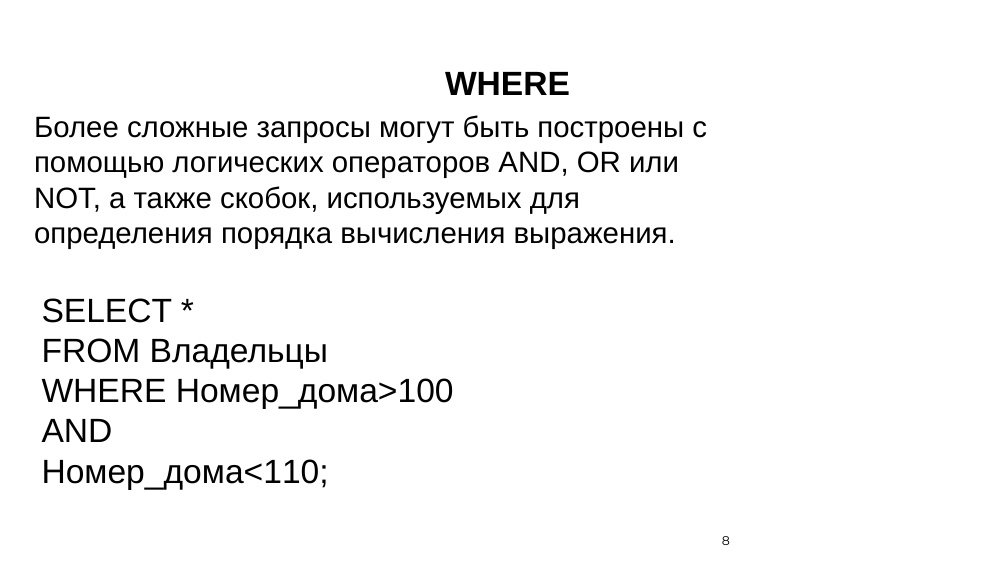
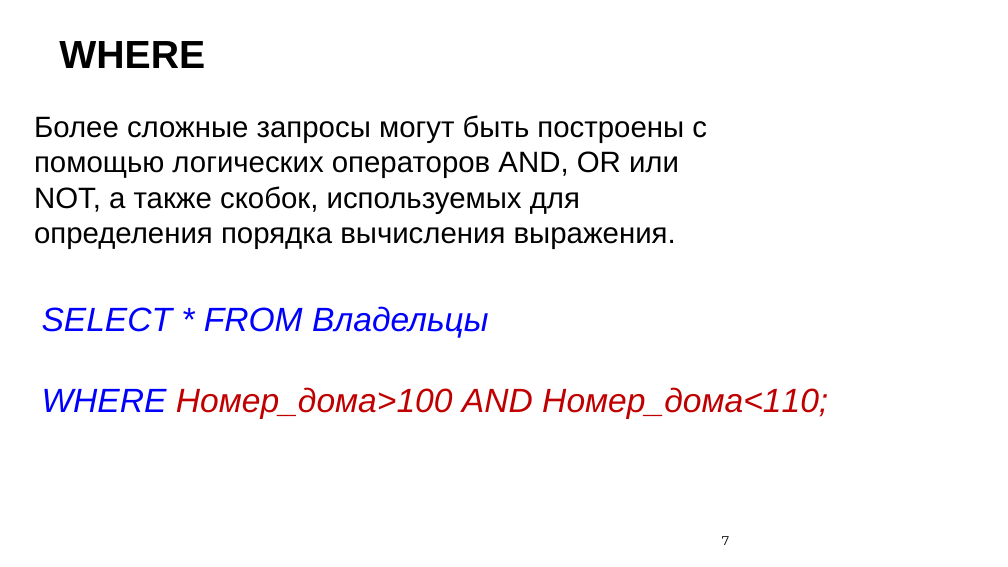
Before and after one commit to nesrv/pg-sql-1, a slide deck: slide 7 of DAY-2/docs/презентация.pptx (slide 8 before the commit). Drawn at 1008x567 pixels with LibreOffice and Linux fonts; fonts in the diff are those of the drawing; background and template pictures are left out. Boxes give left, top, right and bottom in pixels: in the first picture for what was removed or moved away, otherwise in the second. Text is boxed around its words. In the diff, an @@ line names an element or a change of style, - is before the commit and + after.

```diff
--- a/DAY-2/docs/презентация.pptx
+++ b/DAY-2/docs/презентация.pptx
@@ text "WHERE": place and size @@
-text "WHERE" at (445,72,570,95)
+text "WHERE" at (59,41,205,68)
@@ text "WHERE" at (59,41,205,68): size 24 to 28 pt @@
@@ text at (42,306,828,419): text changed; text colour #000000 to #C00000; italic on @@
-SELECT *
-FROM Владельцы
-WHERE Номер_дома>100
-AND
-Номер_дома<110;
+SELECT * FROM Владельцы
+WHERE Номер_дома>100 AND Номер_дома<110;
@@ page number at (722,536,729,545): text changed @@
-8
+7
```
Also in this commit, not shown: 11 other slides changed.
